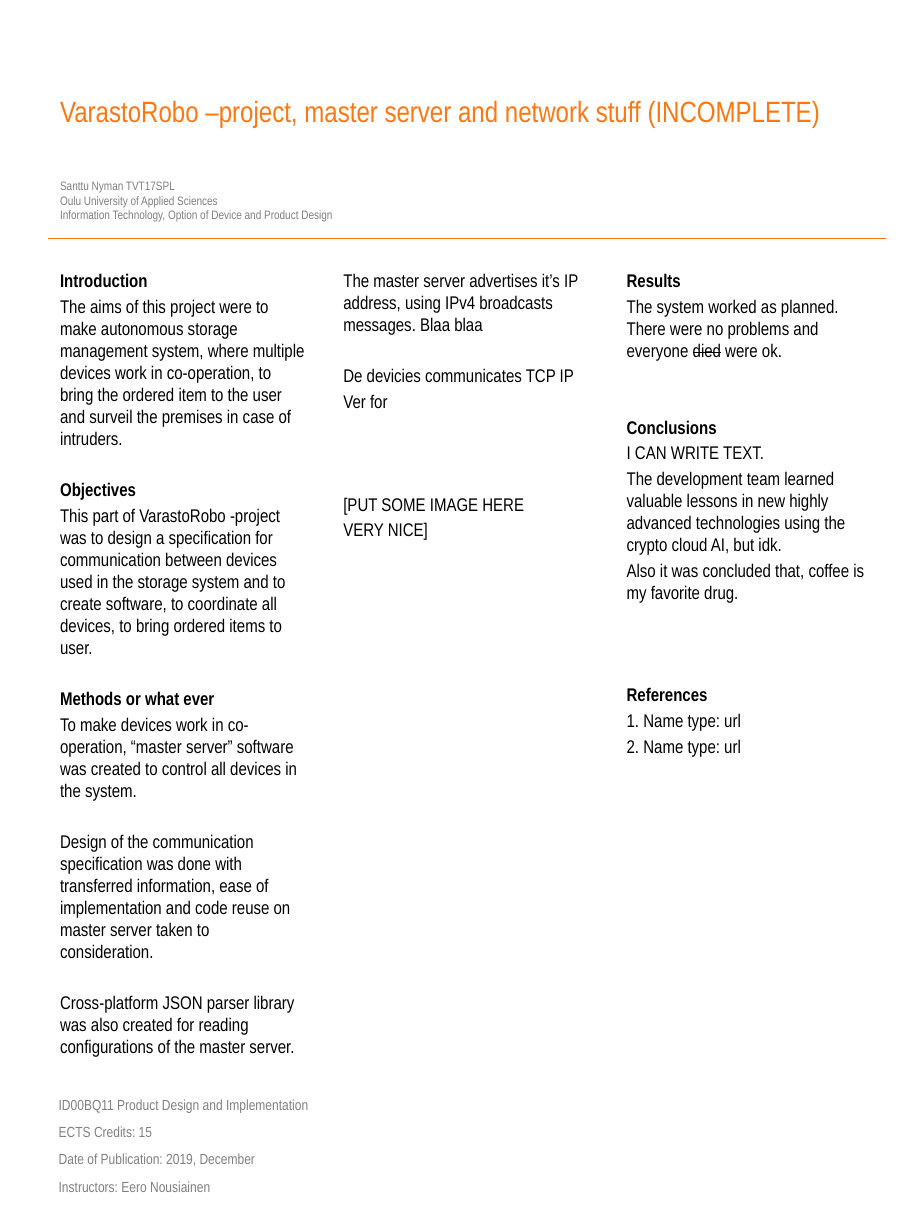
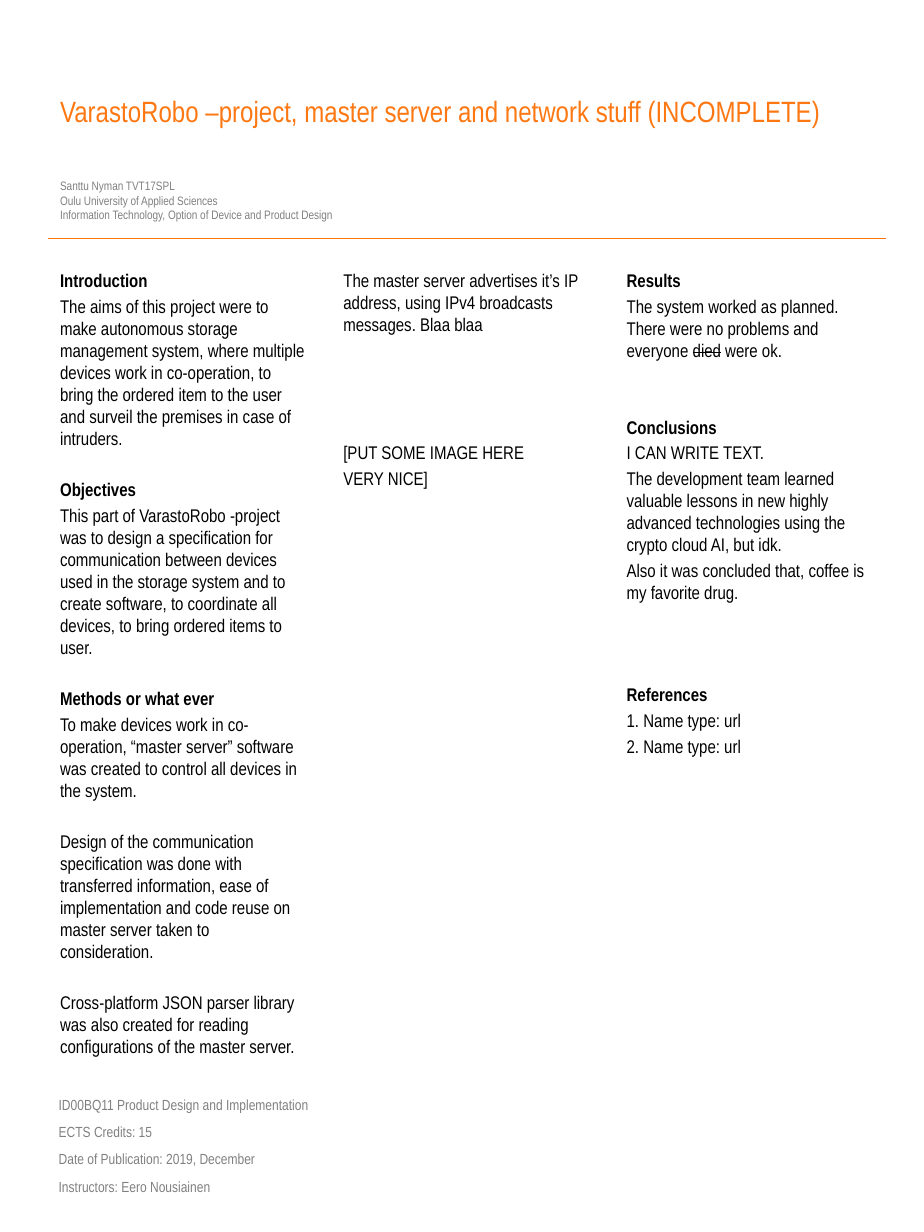
Before and after one commit to Jarno-Poikonen/VarastoRobo, a slide deck: slide 1 of poster/varastorobo_poster_nyman.pptx. Drawn at 924x1232 pixels with LibreOffice and Linux fonts; fonts in the diff are those of the drawing; background and template pictures are left out. Boxes give left, top, right and bottom in pixels: in the first picture for what was removed or moved away, otherwise in the second. Text is boxed around its words. In the diff, an @@ line names an element or a change of style, - is before the commit and + after.

```diff
--- a/poster/varastorobo_poster_nyman.pptx
+++ b/poster/varastorobo_poster_nyman.pptx
@@ text at <box>343,368,574,408</box>: paragraphs removed @@
-De devicies communicates TCP IP
-Ver for
```
Also in this commit, not shown: 23 other files.
